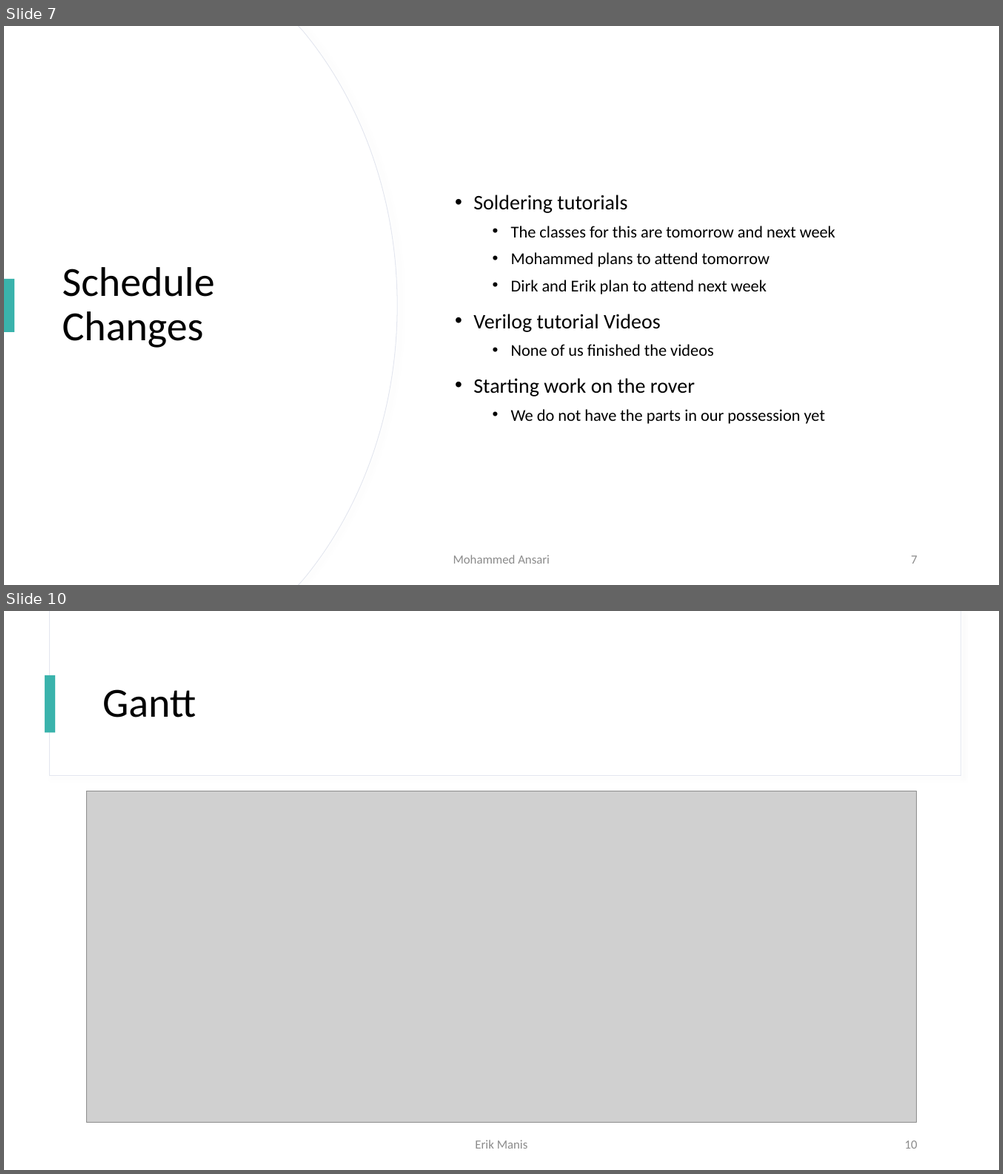
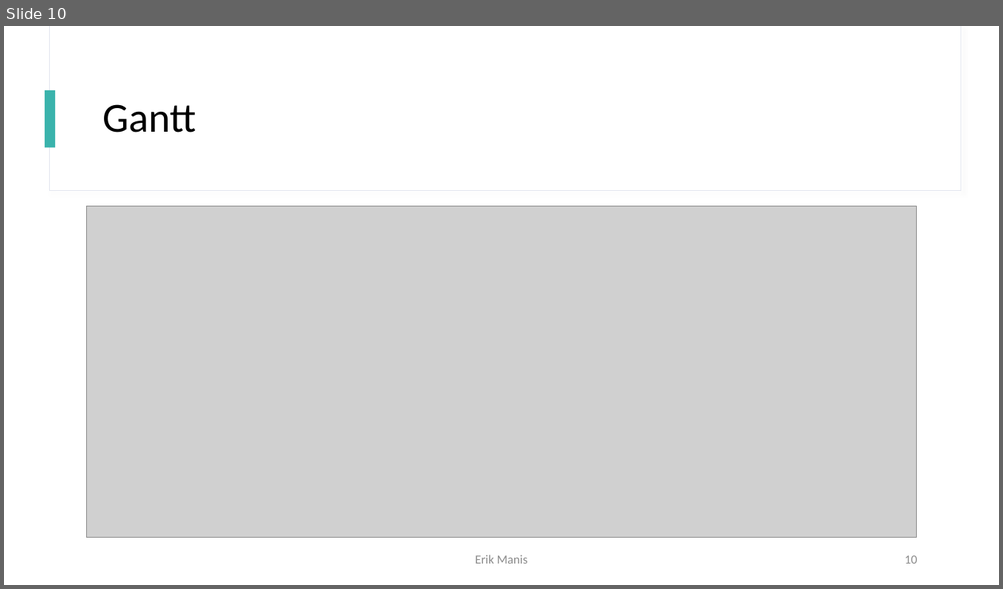
Before and after one commit to dirkt68/pl1-robotics, a slide deck: Presentations/Presentation Jan 26.pptx. Shown one above the other, each under a label of ours: slides 7 and 10 before the commit, slide 10 after it; the slides between them are not shown. The pictures are 1003x1174 and 1003x589 pixels, drawn with LibreOffice and Linux fonts; fonts in the diff are those of the drawing; grey boxes stand for pictures. Boxes give left, top, right and bottom in pixels: in the first picture for what was removed or moved away, otherwise in the second. Text is boxed around its words. In the diff, an @@ line names an element or a change of style, - is before the commit and + after.

```diff
--- a/Presentations/Presentation Jan 26.pptx
+++ b/Presentations/Presentation Jan 26.pptx
@@ slide 7 removed at [4,26,999,585], background #FFFFFF; not listed: 2 template elements that a slide beside it also shows @@
@@ rectangle removed at [4,26,999,585] @@
@@ freeform shape removed at [4,26,397,585] @@
@@ freeform shape removed at [4,26,396,585] @@
@@ text removed at [473,195,835,424] @@
-• Soldering tutorials
-  • The classes for this are tomorrow and next week
-  • Mohammed plans to attend tomorrow
-  • Dirk and Erik plan to attend next week
-• Verilog tutorial Videos
-  • None of us finished the videos
-• Starting work on the rover
-  • We do not have the parts in our possession yet
@@ title removed at [62,267,215,348] @@
-Schedule Changes
@@ rectangle removed at [4,279,14,332] @@
@@ text removed at [453,555,549,564] @@
-Mohammed Ansari
@@ page number removed at [910,556,916,564] @@
-7
```
Also in this commit, not shown: 6 slides changed, 8 slides added, 4 other slides removed.
